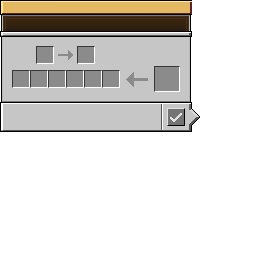
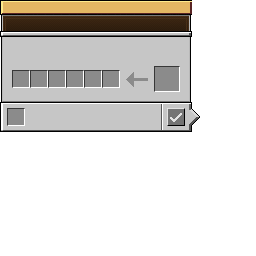
Comparing the layer stacks of the two (256, 256) images. Changes:
painted on "bank_terminal.png" over [7, 46, 95, 126]
